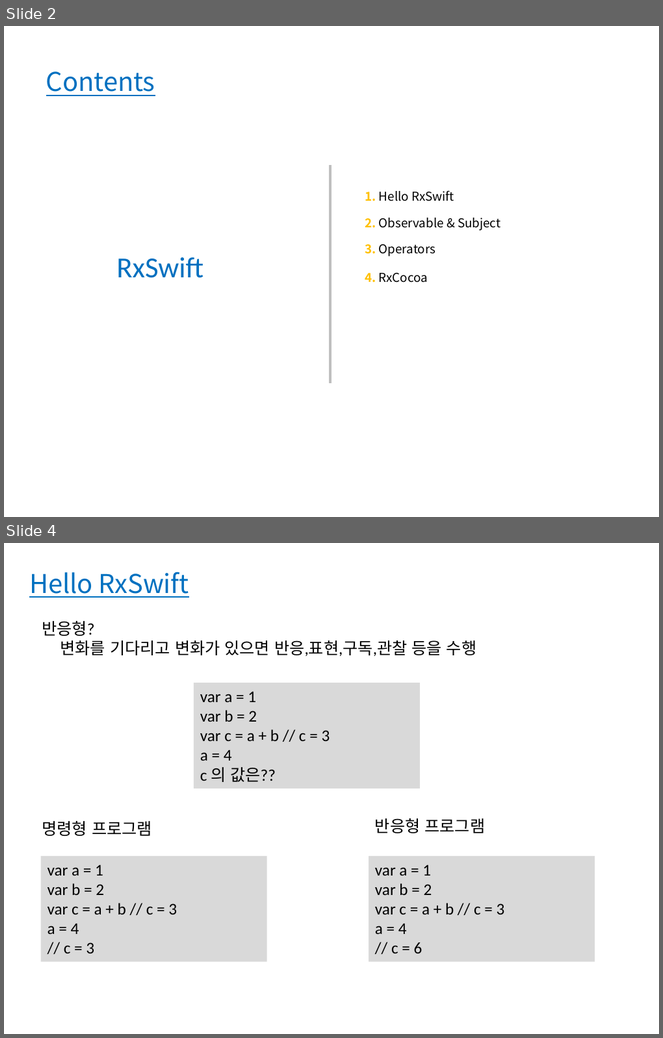
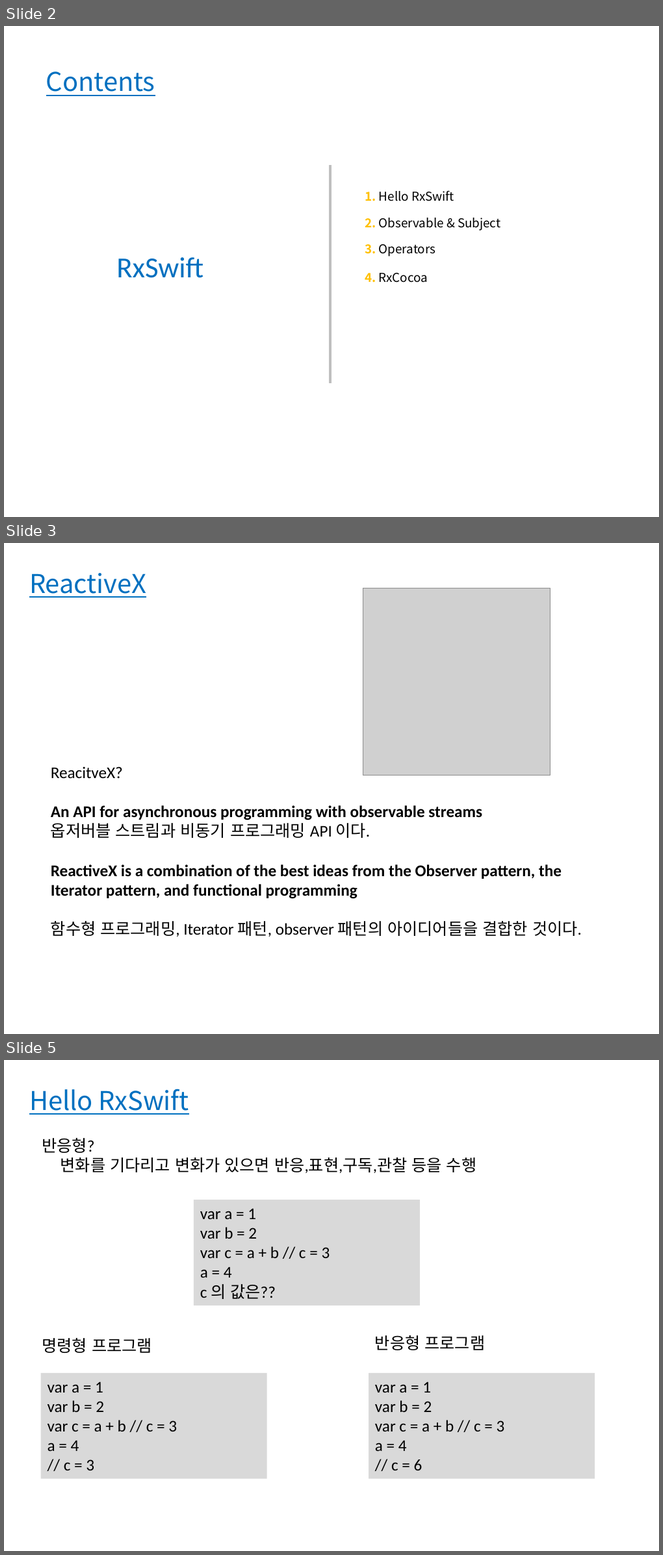
Before and after one commit to bbangbin97/RxSwift_Project, a slide deck: RxSwift.pptx. Shown one above the other, each under a label of ours: slides 2 and 4 before the commit, slides 2, 3 and 5 after it; the slides between them are not shown. The pictures are 663x1038 and 663x1555 pixels, drawn with LibreOffice and Linux fonts; fonts in the diff are those of the drawing; grey boxes stand for pictures. Boxes give left, top, right and bottom in pixels: in the first picture for what was removed or moved away, otherwise in the second. Text is boxed around its words. In the diff, an @@ line names an element or a change of style, - is before the commit and + after.

```diff
--- a/RxSwift.pptx
+++ b/RxSwift.pptx
@@ slide 3 added at box(4, 543, 659, 1034), background #FFFFFF @@
@@ text added at box(29, 573, 146, 598), 28.5 pt, text #0070C0, underline @@
+ReactiveX
@@ picture added at box(363, 589, 550, 775) @@
@@ text added at box(51, 767, 582, 937), 18 pt, text #000000, bold @@
+ReacitveX?
+An API for asynchronous programming with observable streams
+옵저버블 스트림과 비동기 프로그래밍 API 이다.
+ReactiveX is a combination of the best ideas from the Observer pattern, the Iterator pattern, and functional programming
+함수형 프로그래밍, Iterator 패턴, observer 패턴의 아이디어들을 결합한 것이다.
@@ what was slide 4 is now slide 5 @@
```
Also in this commit, not shown: 1 slide changed, 12 other slides added.
